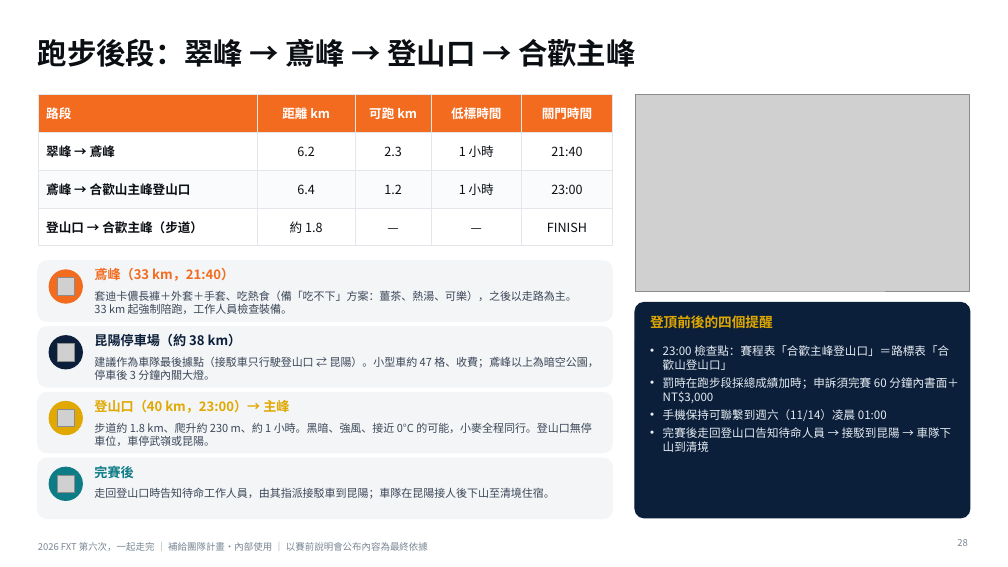
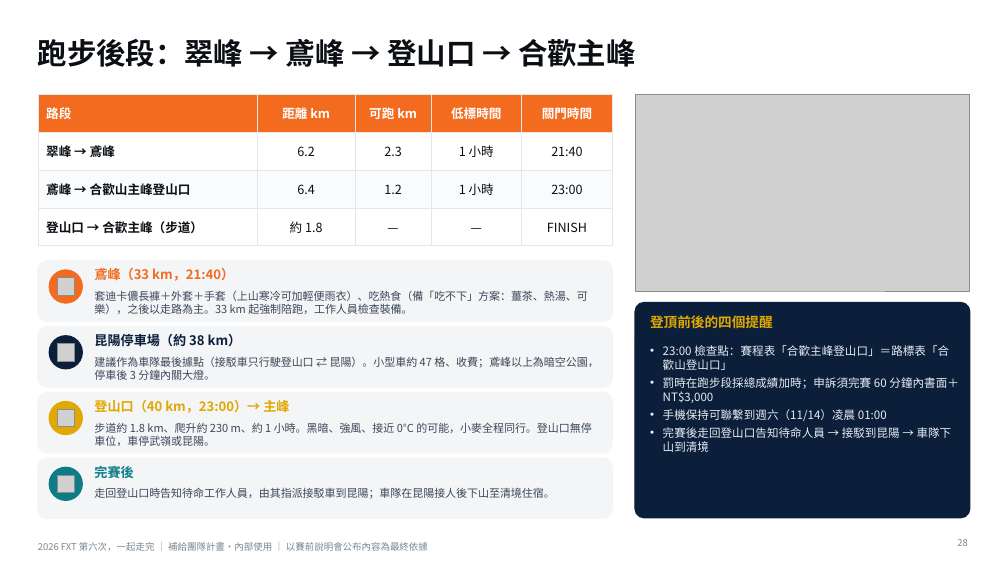
Before and after one commit to powermovebboy-sys/Race-site, a slide deck: slide 28 of deck/2026_FXT_第六次一起走完.pptx. Drawn at 1008x567 pixels with LibreOffice and Linux fonts; fonts in the diff are those of the drawing; grey boxes stand for pictures. Boxes give left, top, right and bottom in pixels: in the first picture for what was removed or moved away, otherwise in the second. Text is boxed around its words. In the diff, an @@ line names an element or a change of style, - is before the commit and + after.

```diff
--- a/deck/2026_FXT_第六次一起走完.pptx
+++ b/deck/2026_FXT_第六次一起走完.pptx
@@ text at bbox=[94, 290, 587, 314]: text changed @@
-套迪卡儂長褲＋外套＋手套、吃熱食（備「吃不下」方案：薑茶、熱湯、可樂），之後以走路為主。33 km 起強制陪跑，工作人員檢查裝備。
+套迪卡儂長褲＋外套＋手套（上山寒冷可加輕便雨衣）、吃熱食（備「吃不下」方案：薑茶、熱湯、可樂），之後以走路為主。33 km 起強制陪跑，工作人員檢查裝備。
```
Also in this commit, not shown: 9 other slides changed, 3 other files.
